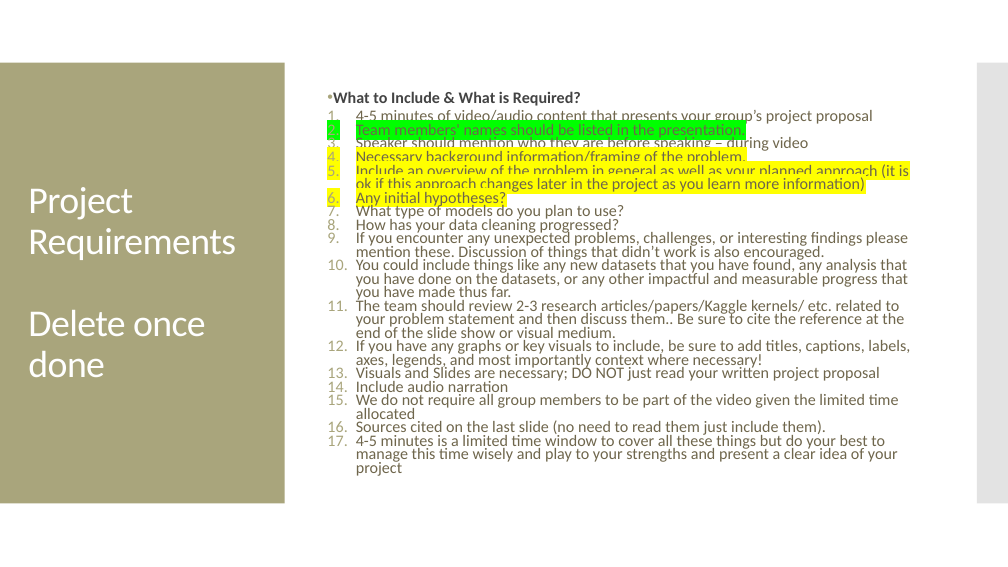
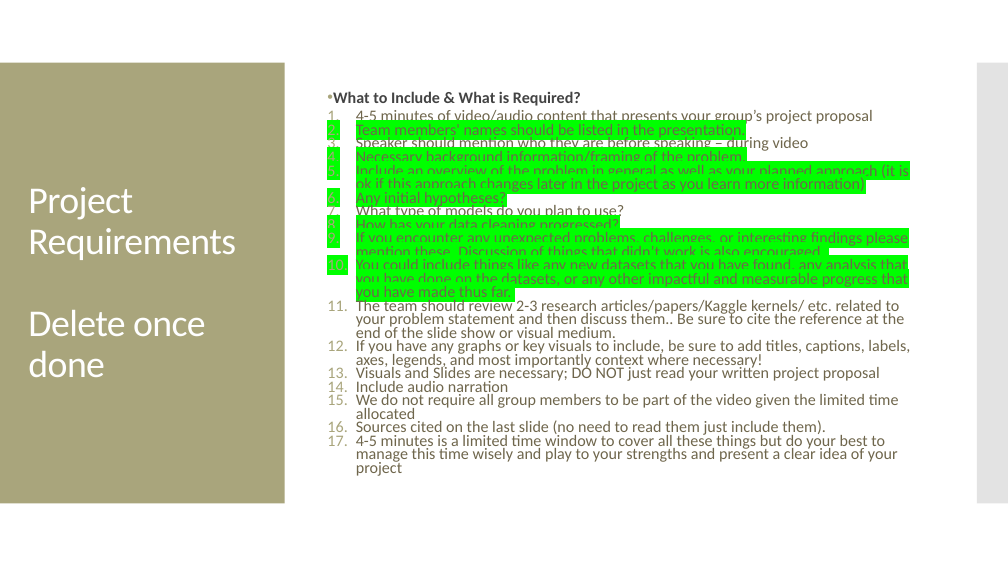
Before and after one commit to MGT-6203-Summer-2023-Edx/Team-6, a slide deck: slide 12 of Project Proposal/Team_6_Prop_Vid_Slides.pptx (slide 8 before the commit). Drawn at 1008x567 pixels with LibreOffice and Linux fonts; fonts in the diff are those of the drawing. Boxes give left, top, right and bottom in pixels: in the first picture for what was removed or moved away, otherwise in the second. Text is boxed around its words. In the diff, an @@ line names an element or a change of style, - is before the commit and + after.

```diff
--- a/Project Proposal/Team_6_Prop_Vid_Slides.pptx
+++ b/Project Proposal/Team_6_Prop_Vid_Slides.pptx
@@ text at bbox=[356, 151, 909, 302]: highlight #FFFF00 to #00FF00 in "Necessary background information/framing of the problem.", "Include an overview of the problem in ...", "Any initial hypotheses?"; highlight none to #00FF00 in "How has your data cleaning progressed?", "If you encounter any unexpected problems, challenges, ...", "You could include things like any new ..." @@
```
Also in this commit, not shown: 5 other slides changed, 4 slides added.
